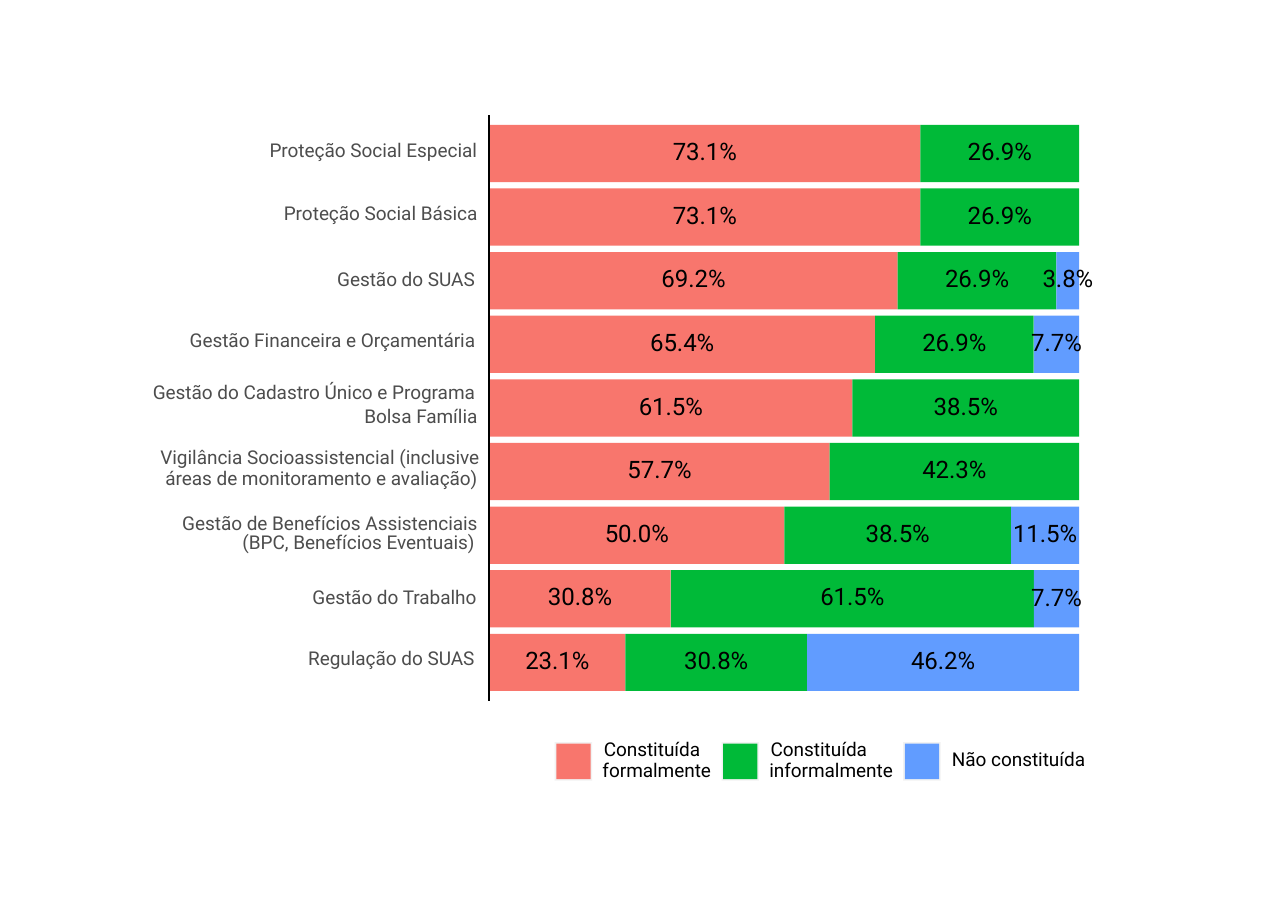
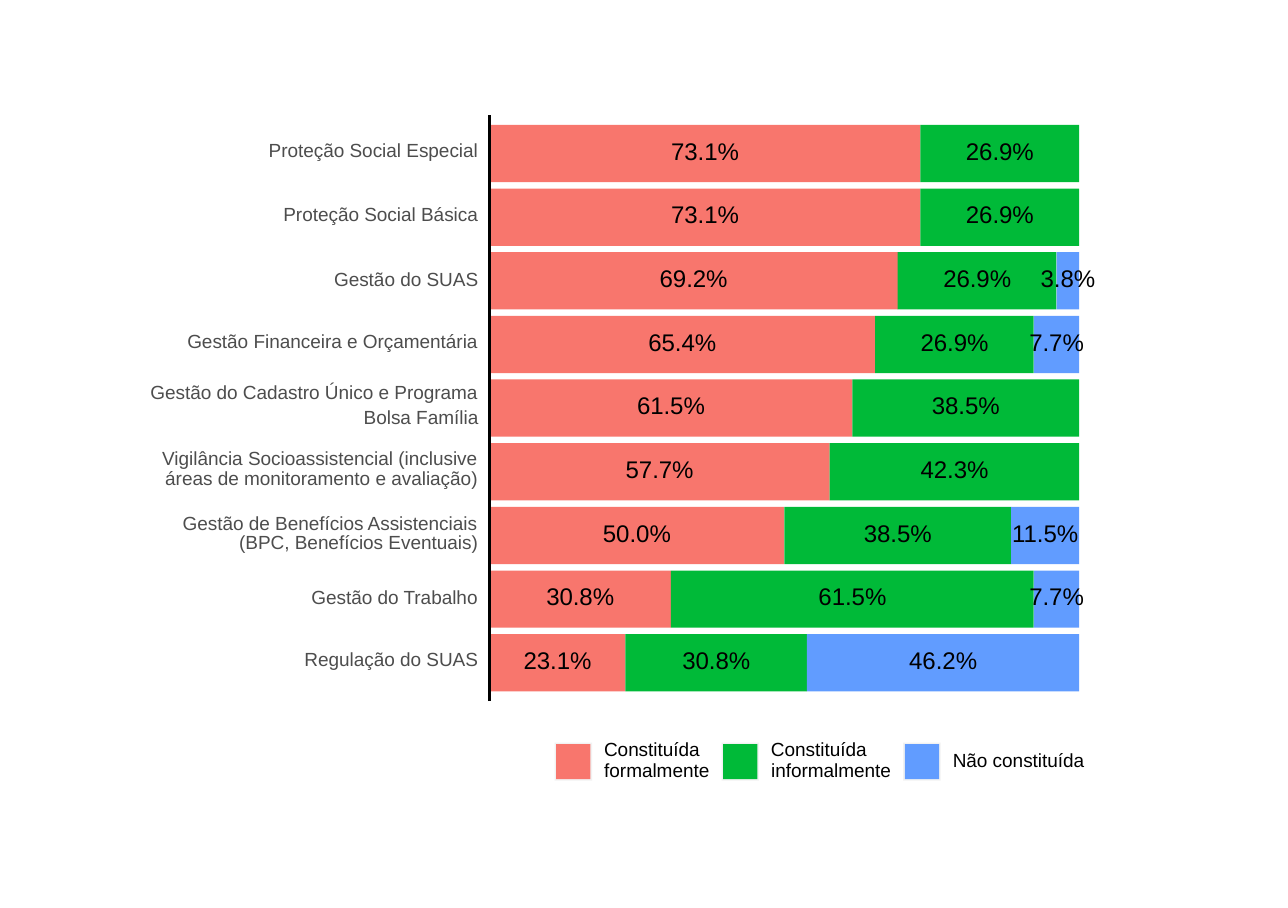
Before and after one commit to Sagicad-MDS/Publicacoes-Censo-SUAS, a slide deck: slide 2 of Publicação 2022/graficos.pptx. Drawn at 1288x908 pixels with LibreOffice and Linux fonts; fonts in the diff are those of the drawing. Boxes give left, top, right and bottom in pixels: in the first picture for what was removed or moved away, otherwise in the second. Text is boxed around its words. In the diff, an @@ line names an element or a change of style, - is before the commit and + after.

```diff
--- a/Publicação 2022/graficos.pptx
+++ b/Publicação 2022/graficos.pptx
@@ font Roboto to Arial in 40 elements at [311, 590, 478, 604], [150, 385, 477, 403], [364, 410, 478, 424], [604, 763, 709, 778], [771, 763, 891, 778], [953, 753, 1085, 768], [183, 516, 477, 530], [334, 272, 479, 286], [604, 742, 700, 757], [771, 742, 867, 757], [162, 451, 477, 469], [165, 471, 477, 489], [187, 334, 478, 352], [239, 535, 477, 553], [269, 143, 477, 161], [283, 207, 478, 225], [304, 652, 478, 670], [660, 270, 728, 288], [943, 270, 1011, 287], [671, 206, 739, 224], [966, 206, 1034, 223], [671, 143, 739, 161], [966, 143, 1034, 160], [524, 652, 592, 670], [682, 652, 750, 669], [909, 652, 977, 670], [648, 334, 716, 352], [921, 334, 989, 351], [603, 525, 671, 543], [864, 525, 932, 543], [1012, 525, 1078, 543], [637, 397, 705, 415], [932, 397, 1000, 415], [546, 588, 614, 606], [818, 588, 886, 605], [626, 461, 694, 479], [921, 461, 989, 479], [1041, 268, 1096, 293], [1029, 331, 1084, 356], [1029, 586, 1084, 611] @@
@@ freeform shape at [489, 663, 1138, 663]: outline redrawn @@
```
Also in this commit, not shown: 13 other slides changed, 2 slides added, 1 slide removed, 23 other files.
